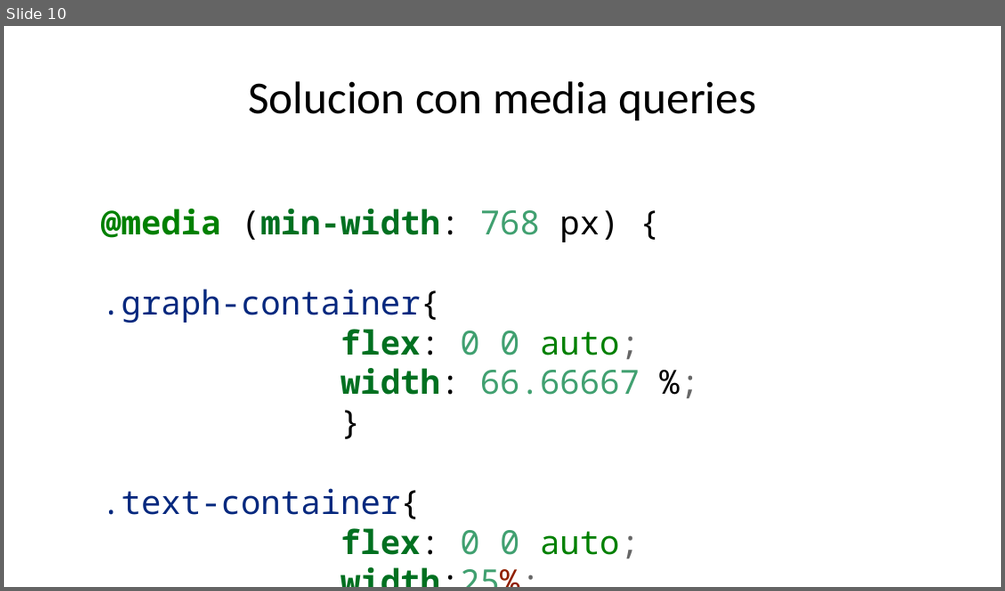
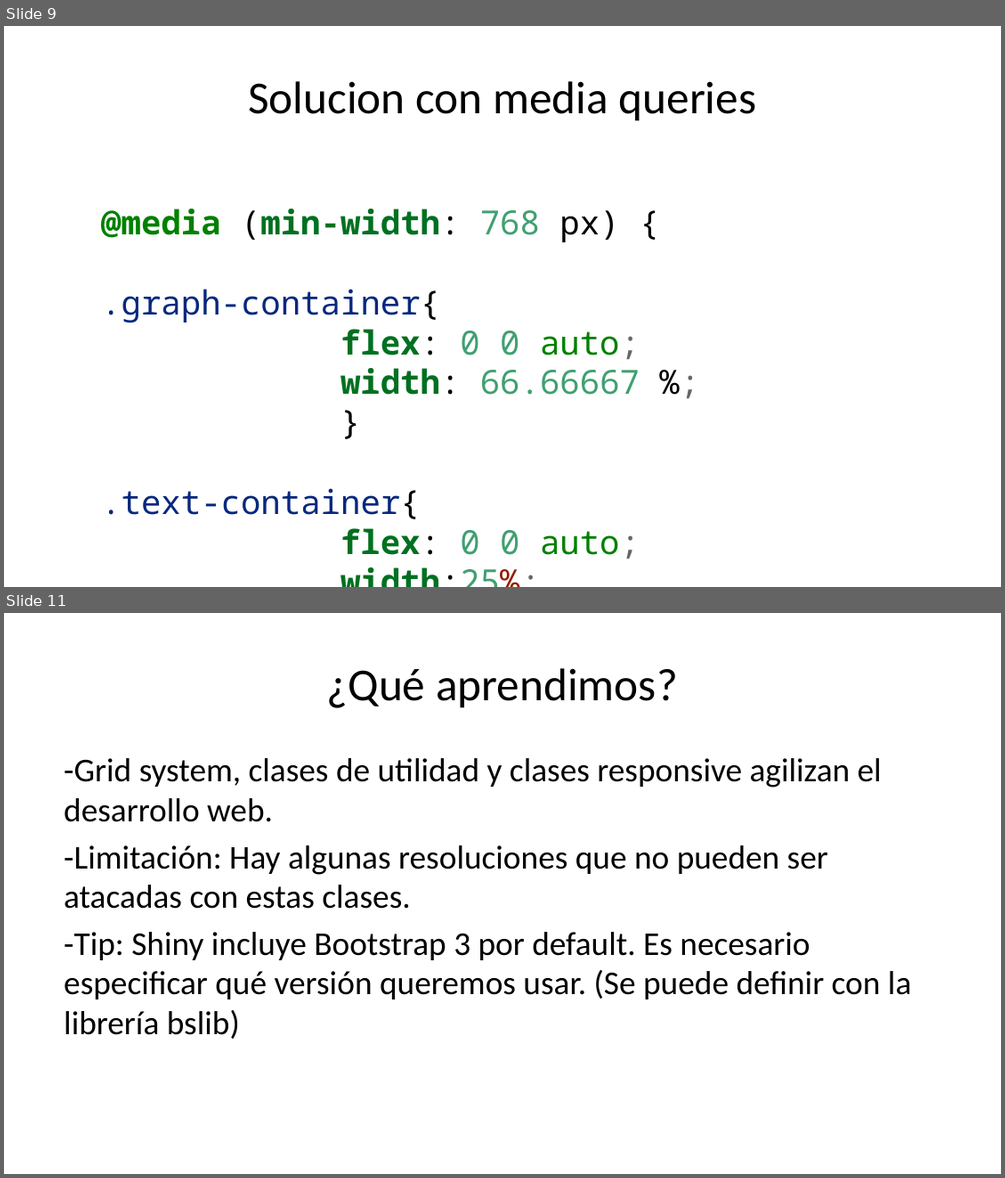
Before and after one commit to datacivica/ppt-huelladecuidados-LatinR, a slide deck: ppt-LatinR.pptx. Shown one above the other, each under a label of ours: slide 10 before the commit, slides 9 and 11 after it; the slides between them are not shown. The pictures are 1005x591 and 1005x1178 pixels, drawn with LibreOffice and Linux fonts; fonts in the diff are those of the drawing. Boxes give left, top, right and bottom in pixels: in the first picture for what was removed or moved away, otherwise in the second. Text is boxed around its words. In the diff, an @@ line names an element or a change of style, - is before the commit and + after.

Commit message:
responsive slides with screenshots

```diff
--- a/ppt-LatinR.pptx
+++ b/ppt-LatinR.pptx
@@ slide 11 added at <box>4,613,1001,1174</box>, background #FFFFFF @@
@@ title added at <box>327,668,678,708</box>, 33 pt, text #000000 @@
+¿Qué aprendimos?
@@ text added at <box>64,758,911,1038</box>, 24 pt, text #000000 @@
+-Grid system, clases de utilidad y clases responsive agilizan el desarrollo web.
+-Limitación: Hay algunas resoluciones que no pueden ser atacadas con estas clases.
+-Tip: Shiny incluye Bootstrap 3 por default. Es necesario especificar qué versión queremos usar. (Se puede definir con la librería bslib)
@@ what was slide 10 is now slide 9 @@
```
Also in this commit, not shown: 4 slides changed, 2 other slides added, 3 slides removed, 5 other files.
